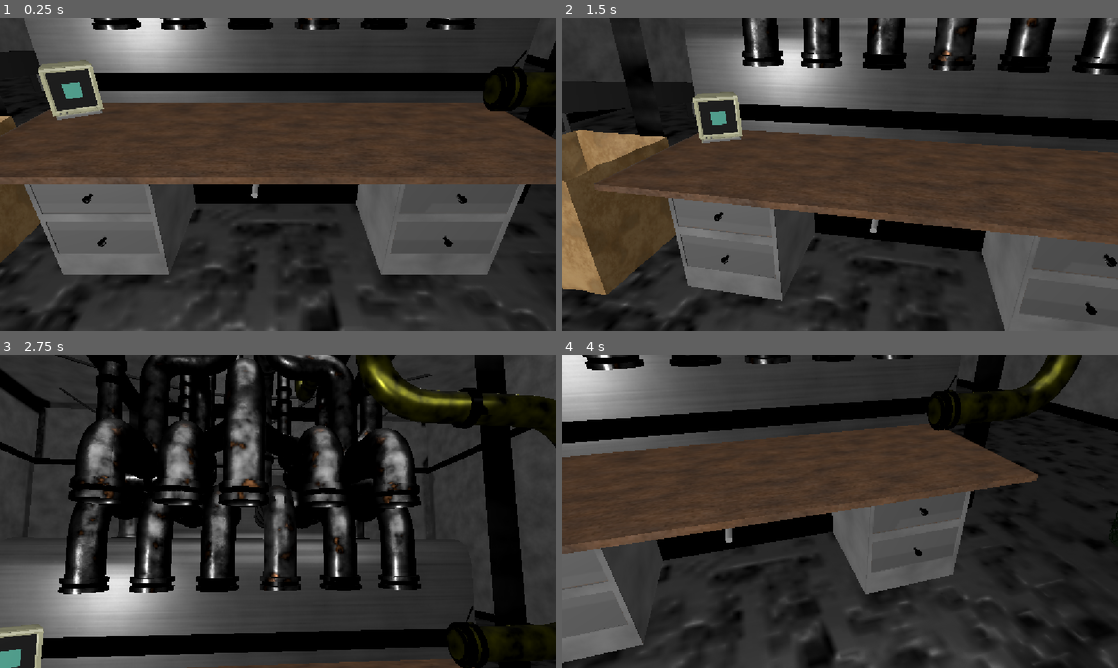
Above: before the commit, frames 1-4 (two rows, left to right).
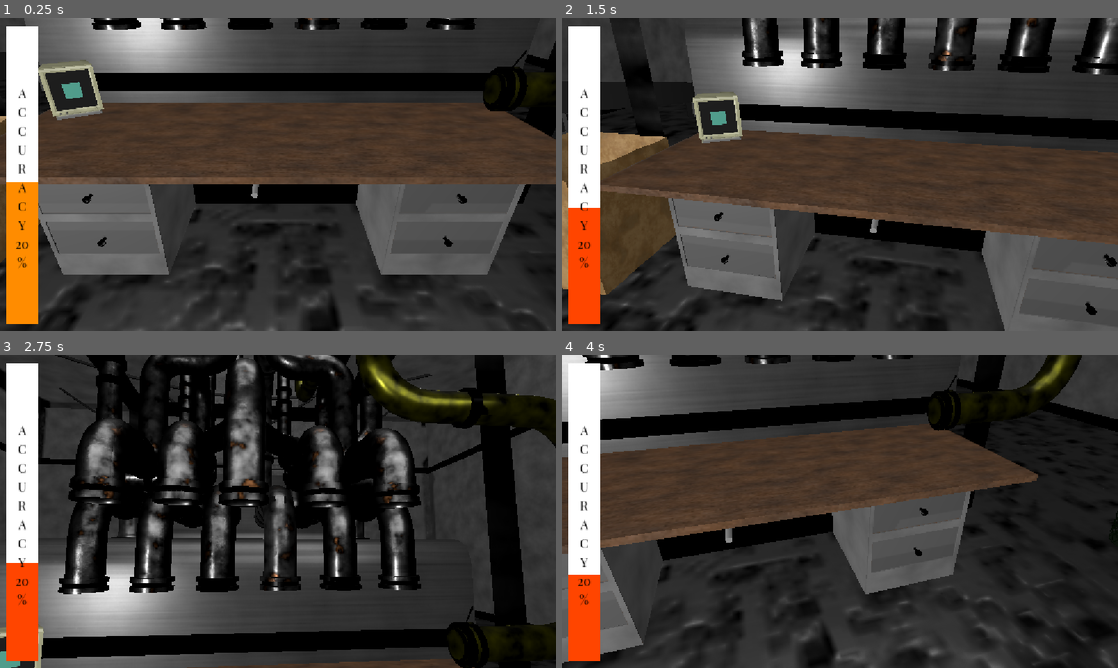
Above: after the commit, the same moments.

Repository: PortalGolem/BrackeysGameJam20262
Game: Godot game, scene res://Scenes/TableSpace.tscn
Same seed, same stepped clock (60 frames per second), same inputs: the game is played once before the commit and once after it.
Inputs (mouse positions are in pixels of both pictures, inside the frame that each line leads up to):
- Up to frame 1 (0.25 s): no input
- Up to frame 2 (1.5 s): move the mouse to (962, 158) at 0.52 s; hold Right (ui_right) 0.53-1.28 s; click (962, 158) at 0.6 s; tap Enter at 1.25 s; move the mouse to (728, 190) at 1.27 s; hold Down (ui_down) from 1.28 s (still down); right-click (728, 190) at 1.35 s
- Up to frame 3 (2.75 s): tap Space at 2 s; move the mouse to (333, 442) at 2.02 s; release Down (ui_down) at 2.03 s; hold Right (ui_right) from 2.03 s (still down); click (333, 442) at 2.1 s
- Up to frame 4 (4 s): tap Enter at 2.75 s; move the mouse to (812, 574) at 2.77 s; release Right (ui_right) at 2.78 s; hold Up (ui_up) 2.78-3.53 s; right-click (812, 574) at 2.85 s; move the mouse to (1006, 558) at 3.52 s; hold Left (ui_left) from 3.53 s (still down); click (1006, 558) at 3.6 s

The runs differ from the first frame. In frame 1, 5.5% of the frame differs, in the area x 1-7%, y 2-98%; in frame 2, 5.5%; in frame 3, 5.4%; in frame 4, 5.5%.

Commit message:
GUESS WHO JUST MADE AN ACCURACY BAR BITCH

Diff:
--- /dev/null
+++ b/Scenes/Menus/AccuracyMeter.tscn
@@ -0,0 +1,48 @@
+[gd_scene format=3 uid="uid://ceiwv563g50j7"]
+
+[ext_resource type="Script" uid="uid://pd7rla1h76w7" path="res://scripts/Accuracy_Bar.gd" id="1_wkpfp"]
+
+[node name="AccuracyMeter" type="Control" unique_id=1817966563]
+layout_mode = 3
+anchors_preset = 15
+anchor_right = 1.0
+anchor_bottom = 1.0
+grow_horizontal = 2
+grow_vertical = 2
+script = ExtResource("1_wkpfp")
+
+[node name="OutlineBar" type="ColorRect" parent="." unique_id=643197117]
+layout_mode = 0
+offset_left = 12.0
+offset_top = 16.0
+offset_right = 79.0
+offset_bottom = 634.0
+
+[node name="FillBar" type="ColorRect" parent="OutlineBar" unique_id=947418062]
+layout_mode = 0
+offset_top = 618.0
+offset_right = 67.0
+offset_bottom = 818.0
+rotation = 3.1415927
+pivot_offset_ratio = Vector2(0.5, 0)
+color = Color(1, 0.5372549, 1, 1)
+
+[node name="written text" type="Label" parent="." unique_id=1099261829]
+layout_mode = 0
+offset_left = -18.0
+offset_top = 98.0
+offset_right = 110.0
+offset_bottom = 485.0
+theme_override_colors/font_color = Color(0, 0, 0, 1)
+theme_override_font_sizes/font_size = 26
+text = "A
+C
+C
+U
+R
+A
+C
+Y
+100
+%"
+horizontal_alignment = 1
--- a/Scenes/TableSpace.tscn
+++ b/Scenes/TableSpace.tscn
@@ -29,6 +29,7 @@
 [ext_resource type="PackedScene" uid="uid://gahgs66agi7x" path="res://Assets/Scenes/special_pipe.tscn" id="26_cu2dh"]
 [ext_resource type="PackedScene" uid="uid://clyp8rbnlr0gm" path="res://Assets/Scenes/trash_can.tscn" id="27_stcfx"]
 [ext_resource type="PackedScene" uid="uid://bcwcgq08jeqv7" path="res://Assets/Scenes/table_desk.tscn" id="29_cd4vf"]
+[ext_resource type="PackedScene" uid="uid://ceiwv563g50j7" path="res://Scenes/Menus/AccuracyMeter.tscn" id="30_dyeg5"]
 
 [sub_resource type="BoxMesh" id="BoxMesh_37okk"]
 size = Vector3(9.214111, 0.34521484, 4.4733887)
@@ -278,6 +279,9 @@
 
 [node name="TableDesk" parent="." unique_id=1343893694 instance=ExtResource("29_cd4vf")]
 transform = Transform3D(0.7399998, 0, 8.940697e-07, 0, 0.74, 0, -8.940697e-07, 0, 0.7399998, -0.061618328, 0.23818827, -8.252304)
+
+[node name="AccuracyMeter" parent="." unique_id=1817966563 instance=ExtResource("30_dyeg5")]
+accuracy_percent = 20.0
 
 [connection signal="timeout" from="SystemManager/CylenderSpawner/Timer" to="SystemManager/CylenderSpawner" method="_on_timer_timeout"]
 [connection signal="timeout" from="SystemManager/Timer" to="SystemManager" method="_on_timer_timeout"]
--- /dev/null
+++ b/Scenes/music_stream_player.tscn
@@ -0,0 +1,9 @@
+[gd_scene format=3 uid="uid://db7atblh7xv2b"]
+
+[ext_resource type="AudioStream" uid="uid://bwm1w5u070xq2" path="res://Sounds/Meow/snd_Meow10.mp3" id="1_xnxmk"]
+[ext_resource type="Script" uid="uid://br55su12tycp0" path="res://scripts/music_stream_player.gd" id="2_5p50w"]
+
+[node name="MusicStreamPlayer" type="AudioStreamPlayer" unique_id=87527043]
+stream = ExtResource("1_xnxmk")
+max_polyphony = 13
+script = ExtResource("2_5p50w")
--- /dev/null
+++ b/scripts/Accuracy_Bar.gd
@@ -0,0 +1,48 @@
+extends Control
+
+@export var accuracy_percent = 50.0
+var current_accuracy_percent = accuracy_percent
+var _full_bar = 0.00
+
+var Colors = [Color.RED, Color.ORANGE_RED, Color.DARK_ORANGE, Color.YELLOW, Color.GREEN]
+
+# Called when the node enters the scene tree for the first time.
+func _ready() -> void:
+	_full_bar = $OutlineBar.size.y
+	pass # Replace with function body.
+
+
+# Called every frame. 'delta' is the elapsed time since the previous frame.
+func _process(delta: float) -> void:
+	tween_bar()
+	_set_color_bar()
+
+	# percentage text val
+	$"written text".text = "\nA\nC\nC\nU\nR\nA\nC\nY\n" + str(int(accuracy_percent)) + "\n%"
+	pass
+
+func _set_color_bar():
+	$OutlineBar/FillBar.size.y = _full_bar * (current_accuracy_percent/100)
+	if current_accuracy_percent >= 0:
+		$OutlineBar/FillBar.color = Colors[0]
+	if current_accuracy_percent >= 20:
+		$OutlineBar/FillBar.color = Colors[1]
+	if current_accuracy_percent >= 40:
+		$OutlineBar/FillBar.color = Colors[2]
+	if current_accuracy_percent >= 60:
+		$OutlineBar/FillBar.color = Colors[3]
+	if current_accuracy_percent >= 80:
+		$OutlineBar/FillBar.color = Colors[4]
+
+func tween_bar():
+	if current_accuracy_percent != accuracy_percent:
+		var _difference = current_accuracy_percent - accuracy_percent # 30 - 20 = 10
+		var _addition = 0.001 + abs(_difference)/200 # +0.15
+		if current_accuracy_percent + _addition < accuracy_percent: #
+			current_accuracy_percent += _addition
+		if current_accuracy_percent + _addition > accuracy_percent: #
+			current_accuracy_percent -= _addition
+
+		var _magnet_radius = 0.001
+		if (current_accuracy_percent < accuracy_percent + _magnet_radius and current_accuracy_percent > accuracy_percent) or (current_accuracy_percent > accuracy_percent - _magnet_radius and current_accuracy_percent < accuracy_percent) or current_accuracy_percent == accuracy_percent:
+			current_accuracy_percent = accuracy_percent
--- a/scripts/Managers/global.gd
+++ b/scripts/Managers/global.gd
@@ -3,7 +3,8 @@
 var Master_Volume = 1
 var Music_Volume = 1
 var Sound_Volume = 1
-var Main_Font = "res://Assets/UIAssets/Zeyada-Regular.ttf"
+var Main_Font = "res://PlayfairDisplay-VariableFont_wght.ttf"
+var Music = null
 
 func sound_play(audio_stream_player, audio_file, gain = 1):
 	audio_stream_player.stream = audio_file
@@ -11,10 +12,10 @@
 	audio_stream_player.play()
 
 
-func music_play(audio_stream_player, audio_file, gain = 1):
+func music_play(audio_stream_player, audio_file):
 	audio_stream_player.stream = audio_file
-	audio_stream_player.volume_db = linear_to_db( (Master_Volume * (Music_Volume)) * gain )
-	audio_stream_player.pay()
+	audio_stream_player.volume_db = linear_to_db((Master_Volume * (Music_Volume)))
+	audio_stream_player.play()
 
 func gen_random_choice(choices):
 	#randomize() # Should probably put randomize() outside,
--- a/scripts/UI/MainMenuButtons.gd
+++ b/scripts/UI/MainMenuButtons.gd
@@ -3,12 +3,16 @@
 var selection = 1
 var selection_past = 1
 var font = global.Main_Font
+var music = "res://Sounds/Music/ShittyBeachMusic.mp3"
 var move_sfx = [preload("res://Sounds/Menu/Move/snd_menu_moveA.mp3"), preload("res://Sounds/Menu/Move/snd_menu_moveC1.mp3"),
 preload("res://Sounds/Menu/Move/snd_menu_moveC.mp3"),preload("res://Sounds/Menu/Move/snd_menu_moveD.mp3"),
 preload("res://Sounds/Menu/Move/snd_menu_moveE.mp3"),preload("res://Sounds/Menu/Move/snd_menu_moveG.mp3")]
+var annoying_check = 0
 # Called when the node enters the scene tree for the first time.
 func _ready() -> void:
 	randomize()
+
+
 	pass # Replace with function body.
 
 
@@ -37,6 +41,18 @@
 		if selection == 3:
 			get_tree().quit()
 
+
+
+	#set up music player and add music
+	if annoying_check == 0:
+		if global.Music == null:
+			const Music_Scene = preload("res://Scenes/music_stream_player.tscn")
+			var Music_Player = Music_Scene.instantiate()
+			get_tree().root.add_child(Music_Player)
+			global.Music = "res://Sounds/Music/ShittyBeachMusic.mp3"
+			annoying_check += 1
+
+
 	pass
 
 func set_selection():
--- /dev/null
+++ b/scripts/music_stream_player.gd
@@ -0,0 +1,18 @@
+extends AudioStreamPlayer
+
+
+# Called when the node enters the scene tree for the first time.
+func _ready() -> void:
+
+	pass # Replace with function body.
+
+
+# Called every frame. 'delta' is the elapsed time since the previous frame.
+func _process(delta: float) -> void:
+	loop_music()
+	volume_db = linear_to_db((global.Master_Volume * (global.Music_Volume)))
+	pass
+
+func loop_music():
+	if !playing:
+		global.music_play($".", load(global.Music))
Not shown, added: Sounds/Music/ShittyBeachMusic.mp3.import
Not shown, added: scripts/Accuracy_Bar.gd.uid
Not shown, added: scripts/music_stream_player.gd.uid
Not shown, added: Sounds/Music/ShittyBeachMusic.mp3
